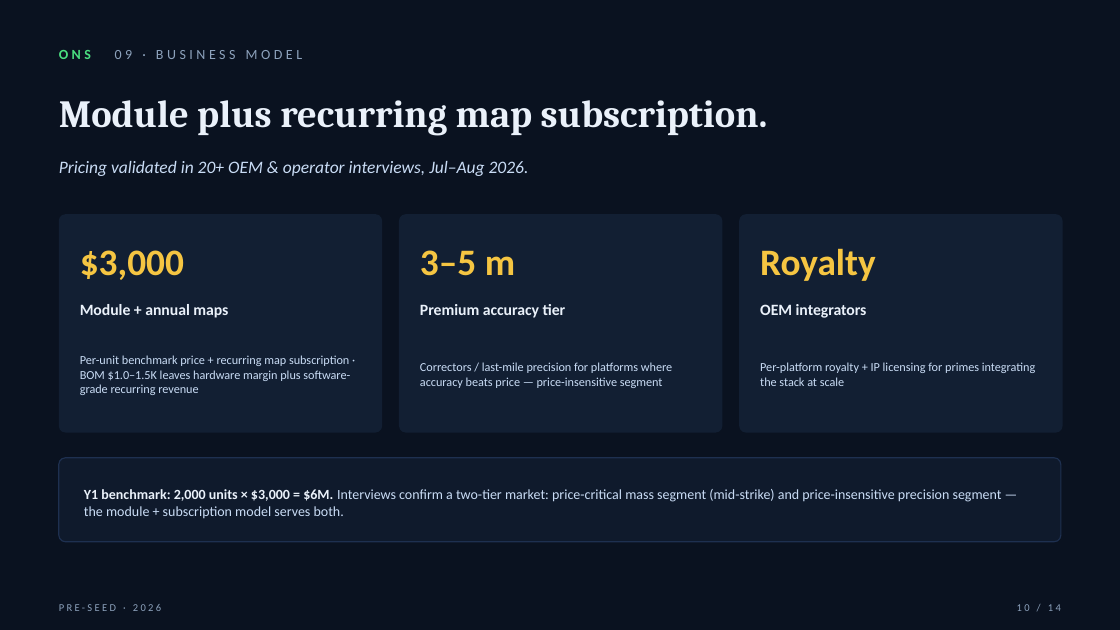
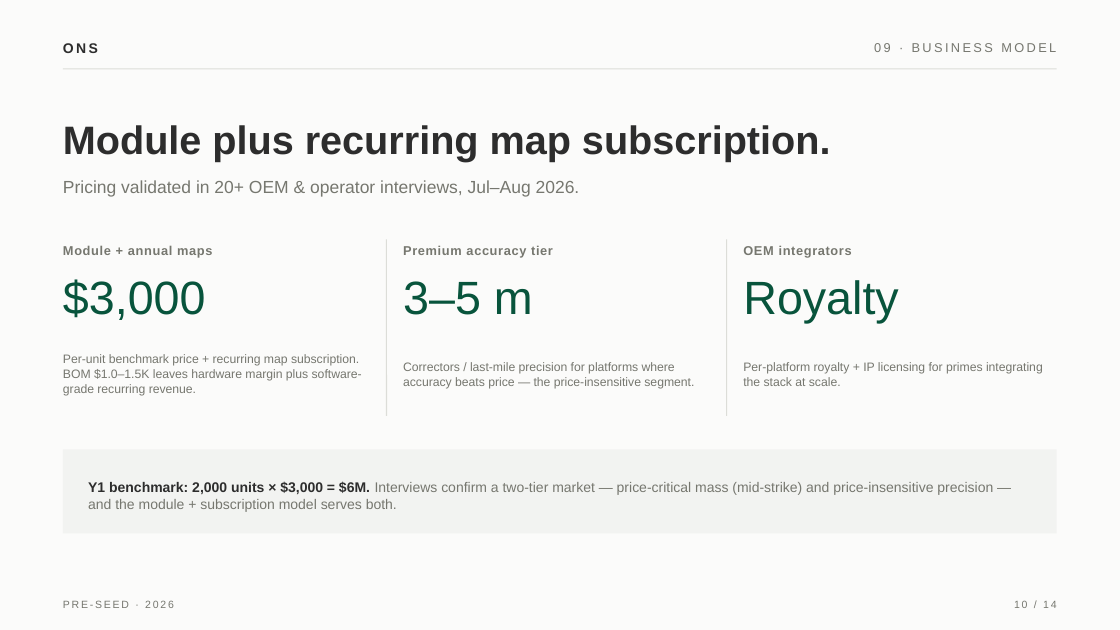
Before and after one commit to ilavrishko-jpg/Gis-point, a slide deck: slide 10 of flyby/presentation/FlyBy_ONS_PreSeed_2026_v2.pptx. Drawn at 1120x630 pixels with LibreOffice and Linux fonts; fonts in the diff are those of the drawing. Boxes give left, top, right and bottom in pixels: in the first picture for what was removed or moved away, otherwise in the second. Text is boxed around its words. In the diff, an @@ line names an element or a change of style, - is before the commit and + after.

```diff
--- a/flyby/presentation/FlyBy_ONS_PreSeed_2026_v2.pptx
+++ b/flyby/presentation/FlyBy_ONS_PreSeed_2026_v2.pptx
@@ background #0A1220 to #FBFBFA @@
@@ text added at (x1=63, y1=43, x2=98, y2=53), 12 pt, text #2D2D2D, bold @@
+ONS
@@ text at (x1=874, y1=43, x2=1056, y2=52): text changed; size 12 to 11 pt; font Calibri to Arial; text colour #8DA2BC to #76776F @@
-ONS 09 · BUSINESS MODEL
+09 · BUSINESS MODEL
@@ line added from (63, 69) to (1057, 69), #DCDDD8 1 pt @@
@@ text "Module plus recurring map subscription." moved from (x1=59, y1=100, x2=768, y2=136) to (x1=63, y1=125, x2=831, y2=162) @@
@@ text "Module plus recurring map subscription." at (x1=63, y1=125, x2=831, y2=162): size 33 to 34 pt, font Cambria to Arial, text colour #EAF1FA to #2D2D2D @@
@@ text "Pricing validated in 20+ OEM ..." moved from (x1=59, y1=161, x2=529, y2=176) to (x1=63, y1=180, x2=580, y2=197) @@
@@ text "Pricing validated in 20+ OEM ..." at (x1=63, y1=180, x2=580, y2=197): font Calibri to Arial, text colour #C9DCF5 to #76776F, italic off @@
@@ rounded rectangle removed at (x1=59, y1=214, x2=382, y2=433) @@
@@ text "Module + annual maps" moved from (x1=80, y1=304, x2=228, y2=318) to (x1=63, y1=245, x2=212, y2=257) @@
@@ line added from (386, 239) to (386, 416), #DCDDD8 1 pt @@
@@ rounded rectangle removed at (x1=399, y1=214, x2=723, y2=433) @@
@@ size 13.5 to 11 pt, font Calibri to Arial, text colour #EAF1FA to #76776F, letter spacing 0 to 0.5 pt in 3 elements at (x1=743, y1=245, x2=852, y2=257), (x1=63, y1=245, x2=212, y2=257), (x1=403, y1=245, x2=553, y2=257) @@
@@ text "Premium accuracy tier" moved from (x1=420, y1=304, x2=566, y2=318) to (x1=403, y1=245, x2=553, y2=257) @@
@@ line added from (727, 239) to (727, 416), #DCDDD8 1 pt @@
@@ rounded rectangle removed at (x1=739, y1=214, x2=1063, y2=433) @@
@@ text "OEM integrators" moved from (x1=760, y1=304, x2=867, y2=318) to (x1=743, y1=245, x2=852, y2=257) @@
@@ text "$3,000" moved from (x1=80, y1=250, x2=184, y2=280) to (x1=63, y1=279, x2=206, y2=320) @@
@@ size 32 to 40 pt, font Calibri to Arial, text colour #F5C542 to #08543C, bold off in 3 elements at (x1=743, y1=280, x2=898, y2=324), (x1=63, y1=279, x2=206, y2=320), (x1=403, y1=281, x2=533, y2=315) @@
@@ text "3–5 m" moved from (x1=420, y1=250, x2=515, y2=276) to (x1=403, y1=281, x2=533, y2=315) @@
@@ text "Royalty" moved from (x1=760, y1=248, x2=876, y2=281) to (x1=743, y1=280, x2=898, y2=324) @@
@@ text at (x1=63, y1=354, x2=362, y2=396): text changed; font Calibri to Arial; text colour #C9DCF5 to #76776F @@
-Per-unit benchmark price + recurring map subscription · BOM $1.0–1.5K leaves hardware margin plus software-grade recurring revenue
+Per-unit benchmark price + recurring map subscription. BOM $1.0–1.5K leaves hardware margin plus software-grade recurring revenue.
@@ text at (x1=403, y1=362, x2=694, y2=389): text changed; font Calibri to Arial; text colour #C9DCF5 to #76776F @@
-Correctors / last-mile precision for platforms where accuracy beats price — price-insensitive segment
+Correctors / last-mile precision for platforms where accuracy beats price — the price-insensitive segment.
@@ text at (x1=743, y1=362, x2=1043, y2=386): text changed; font Calibri to Arial; text colour #C9DCF5 to #76776F @@
-Per-platform royalty + IP licensing for primes integrating the stack at scale
+Per-platform royalty + IP licensing for primes integrating the stack at scale.
@@ rounded rectangle removed at (x1=59, y1=458, x2=1061, y2=542) @@
@@ rectangle added at (x1=63, y1=450, x2=1057, y2=534), fill #F2F3F1 @@
@@ text at (x1=88, y1=481, x2=993, y2=512): text changed; font Calibri to Arial; text colour #C9DCF5 to #76776F @@
-Y1 benchmark: 2,000 units × $3,000 = $6M. Interviews confirm a two-tier market: price-critical mass segment (mid-strike) and price-insensitive precision segment — the module + subscription model serves both.
+Y1 benchmark: 2,000 units × $3,000 = $6M. Interviews confirm a two-tier market — price-critical mass (mid-strike) and price-insensitive precision — and the module + subscription model serves both.
@@ text "PRE-SEED · 2026" at (x1=63, y1=600, x2=174, y2=608): font Calibri to Arial, text colour #8DA2BC to #76776F, letter spacing 2 to 1.5 pt @@
@@ text "10 / 14" at (x1=1014, y1=600, x2=1056, y2=608): font Calibri to Arial, text colour #8DA2BC to #76776F, letter spacing 2 to 1.5 pt @@
```
Also in this commit, not shown: 14 other slides changed, 3 other files.
